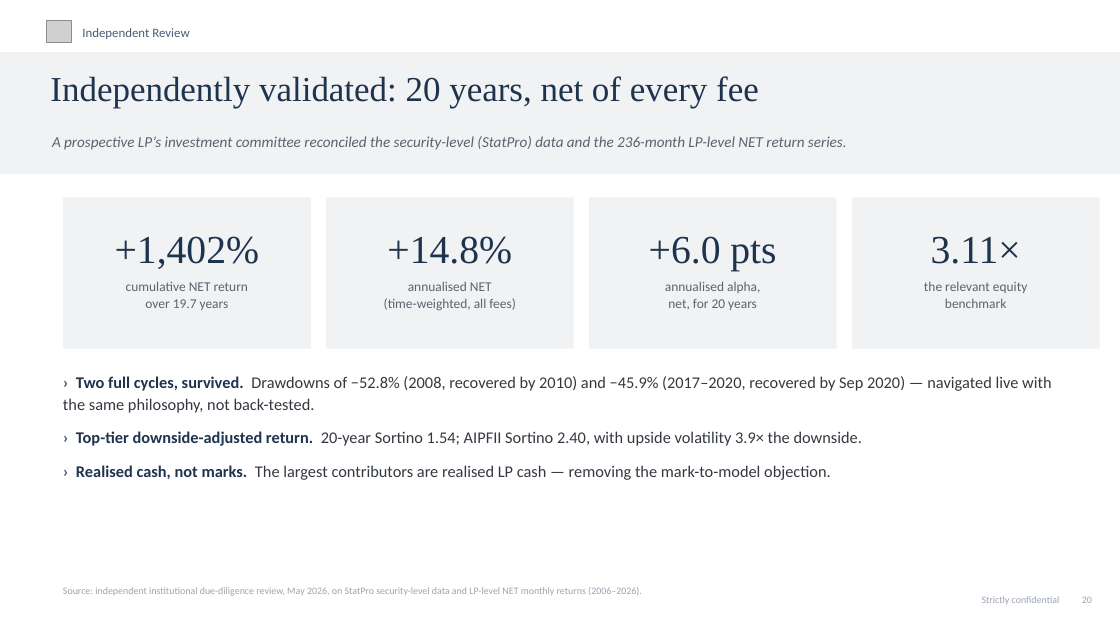
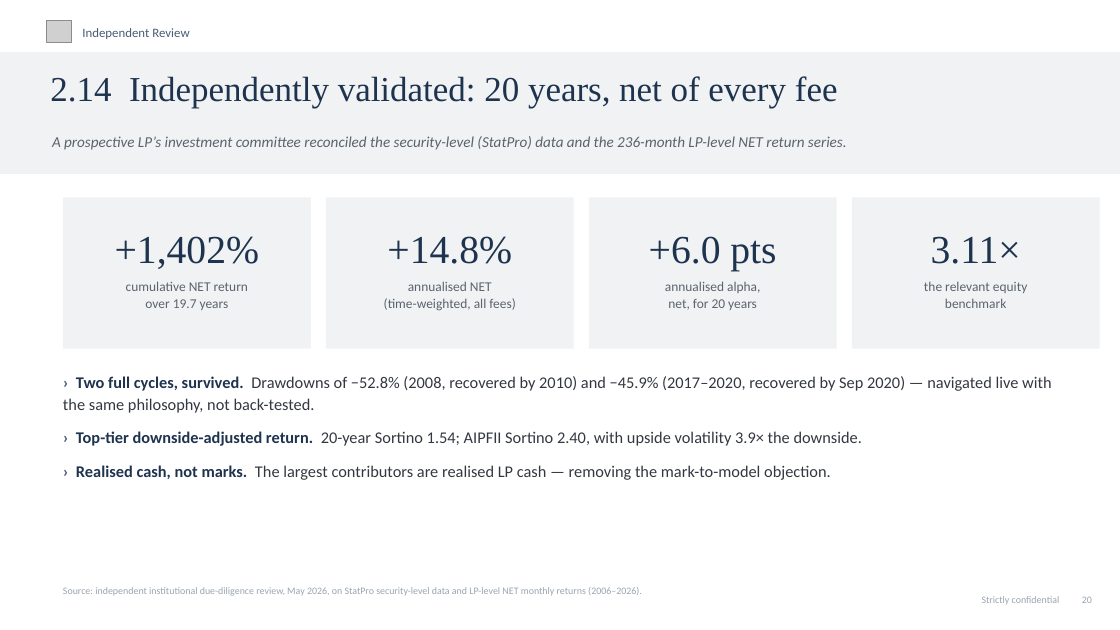
Before and after one commit to charette-lab/Claude, a slide deck: slide 23 of Athanase_Engaged_Ownership_Allocator_Deck.pptx. Drawn at 1120x630 pixels with LibreOffice and Linux fonts; fonts in the diff are those of the drawing; grey boxes stand for pictures. Boxes give left, top, right and bottom in pixels: in the first picture for what was removed or moved away, otherwise in the second. Text is boxed around its words. In the diff, an @@ line names an element or a change of style, - is before the commit and + after.

```diff
--- a/Athanase_Engaged_Ownership_Allocator_Deck.pptx
+++ b/Athanase_Engaged_Ownership_Allocator_Deck.pptx
@@ text at box(50, 76, 838, 108): text changed @@
-Independently validated: 20 years, net of every fee
+2.14 Independently validated: 20 years, net of every fee
```
Also in this commit, not shown: 21 other slides changed, 1 other file.
